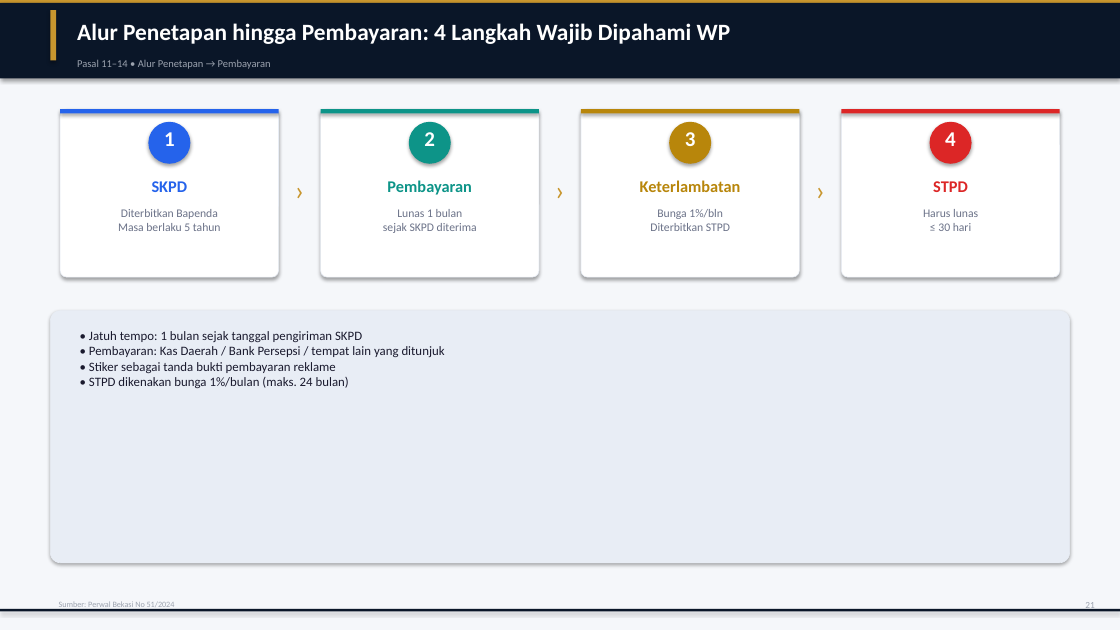
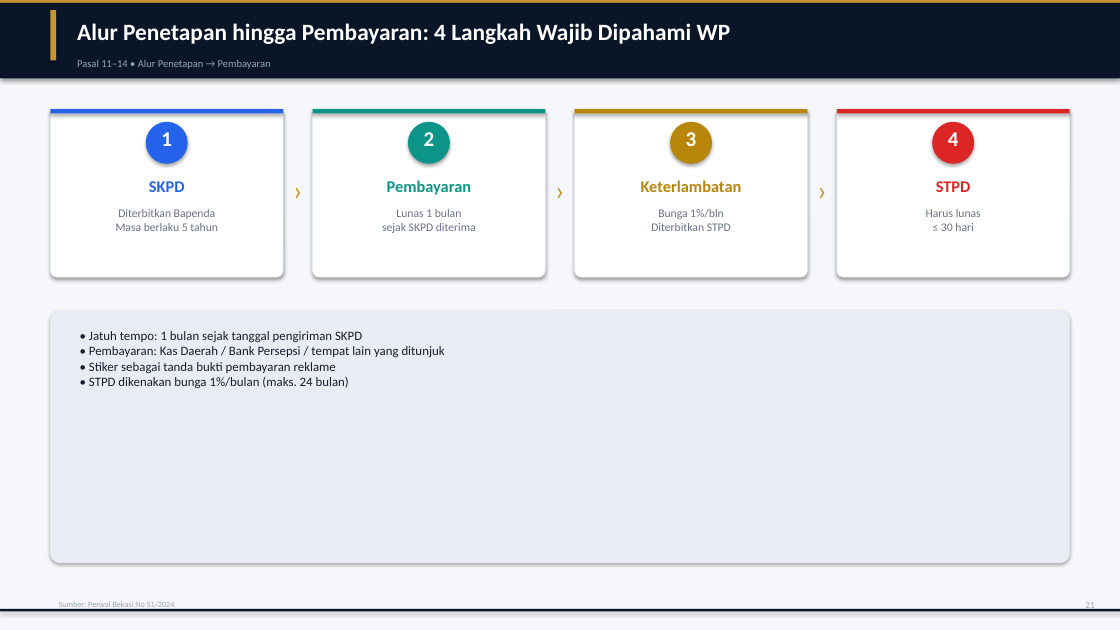
Before and after one commit to rahadiana/coba_ppt, a slide deck: slide 22 of Perwal_Bekasi_51_2024_Pajak_Reklame.pptx. Drawn at 1120x630 pixels with LibreOffice and Linux fonts; fonts in the diff are those of the drawing. Boxes give left, top, right and bottom in pixels: in the first picture for what was removed or moved away, otherwise in the second. Text is boxed around its words. In the diff, an @@ line names an element or a change of style, - is before the commit and + after.

```diff
--- a/Perwal_Bekasi_51_2024_Pajak_Reklame.pptx
+++ b/Perwal_Bekasi_51_2024_Pajak_Reklame.pptx
@@ rounded rectangle resized from (x1=60, y1=109, x2=279, y2=277) to (x1=50, y1=109, x2=283, y2=277) @@
@@ rectangle resized from (x1=60, y1=109, x2=279, y2=113) to (x1=50, y1=109, x2=283, y2=113) @@
@@ rounded rectangle resized from (x1=321, y1=109, x2=539, y2=277) to (x1=313, y1=109, x2=545, y2=277) @@
@@ rectangle resized from (x1=321, y1=109, x2=539, y2=113) to (x1=313, y1=109, x2=545, y2=113) @@
@@ rounded rectangle resized from (x1=581, y1=109, x2=800, y2=277) to (x1=575, y1=109, x2=807, y2=277) @@
@@ rectangle resized from (x1=581, y1=109, x2=800, y2=113) to (x1=575, y1=109, x2=807, y2=113) @@
@@ rounded rectangle resized from (x1=842, y1=109, x2=1060, y2=277) to (x1=837, y1=109, x2=1070, y2=277) @@
@@ rectangle resized from (x1=842, y1=109, x2=1060, y2=113) to (x1=837, y1=109, x2=1070, y2=113) @@
@@ text "›" rewrapped from (x1=279, y1=168, x2=321, y2=210) to (x1=283, y1=168, x2=313, y2=210) @@
@@ text "›" rewrapped from (x1=539, y1=168, x2=581, y2=210) to (x1=545, y1=168, x2=575, y2=210) @@
@@ text "›" rewrapped from (x1=800, y1=168, x2=842, y2=210) to (x1=807, y1=168, x2=837, y2=210) @@
```
Also in this commit, not shown: 14 other slides changed, 1 other file.
